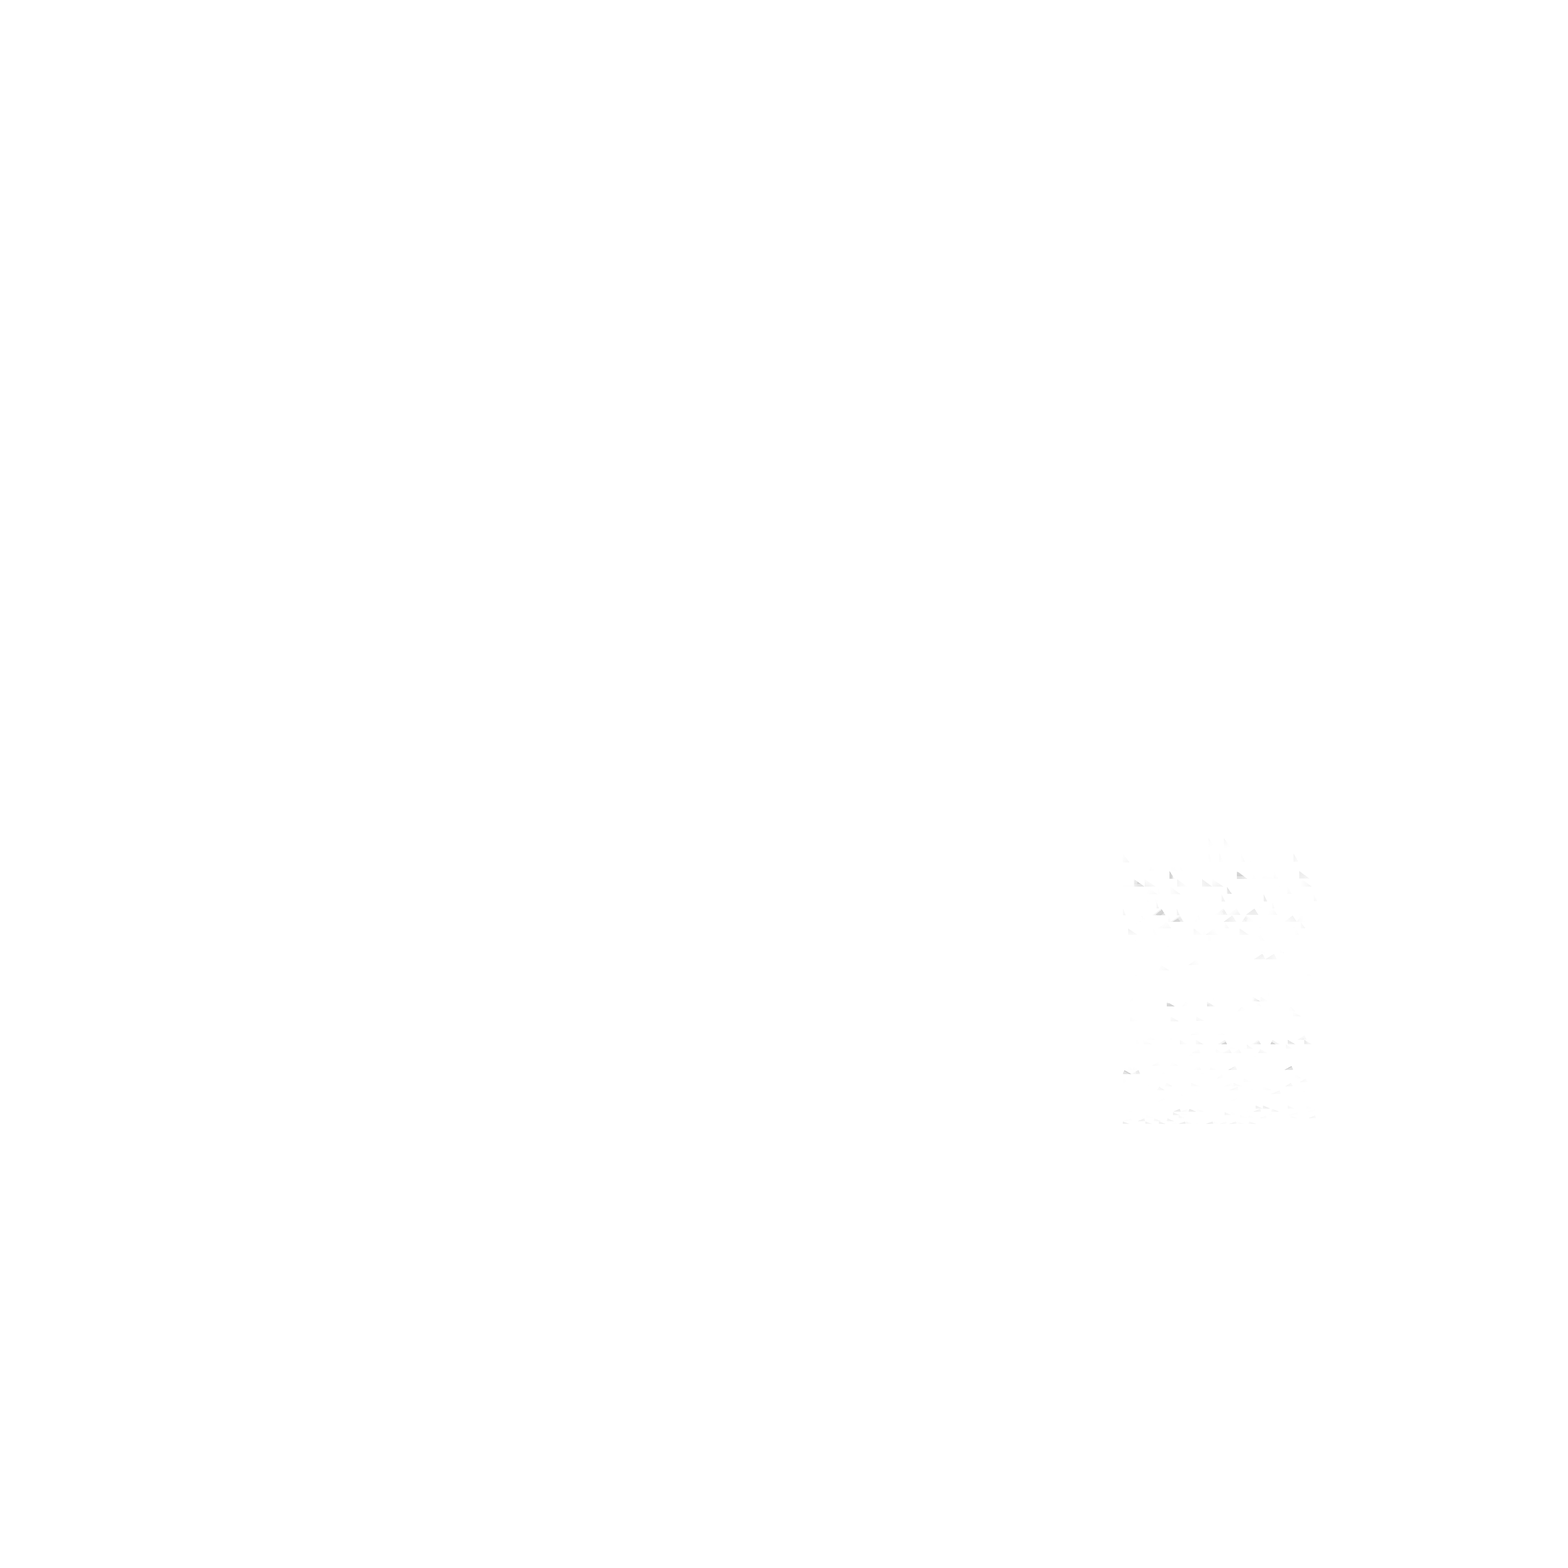
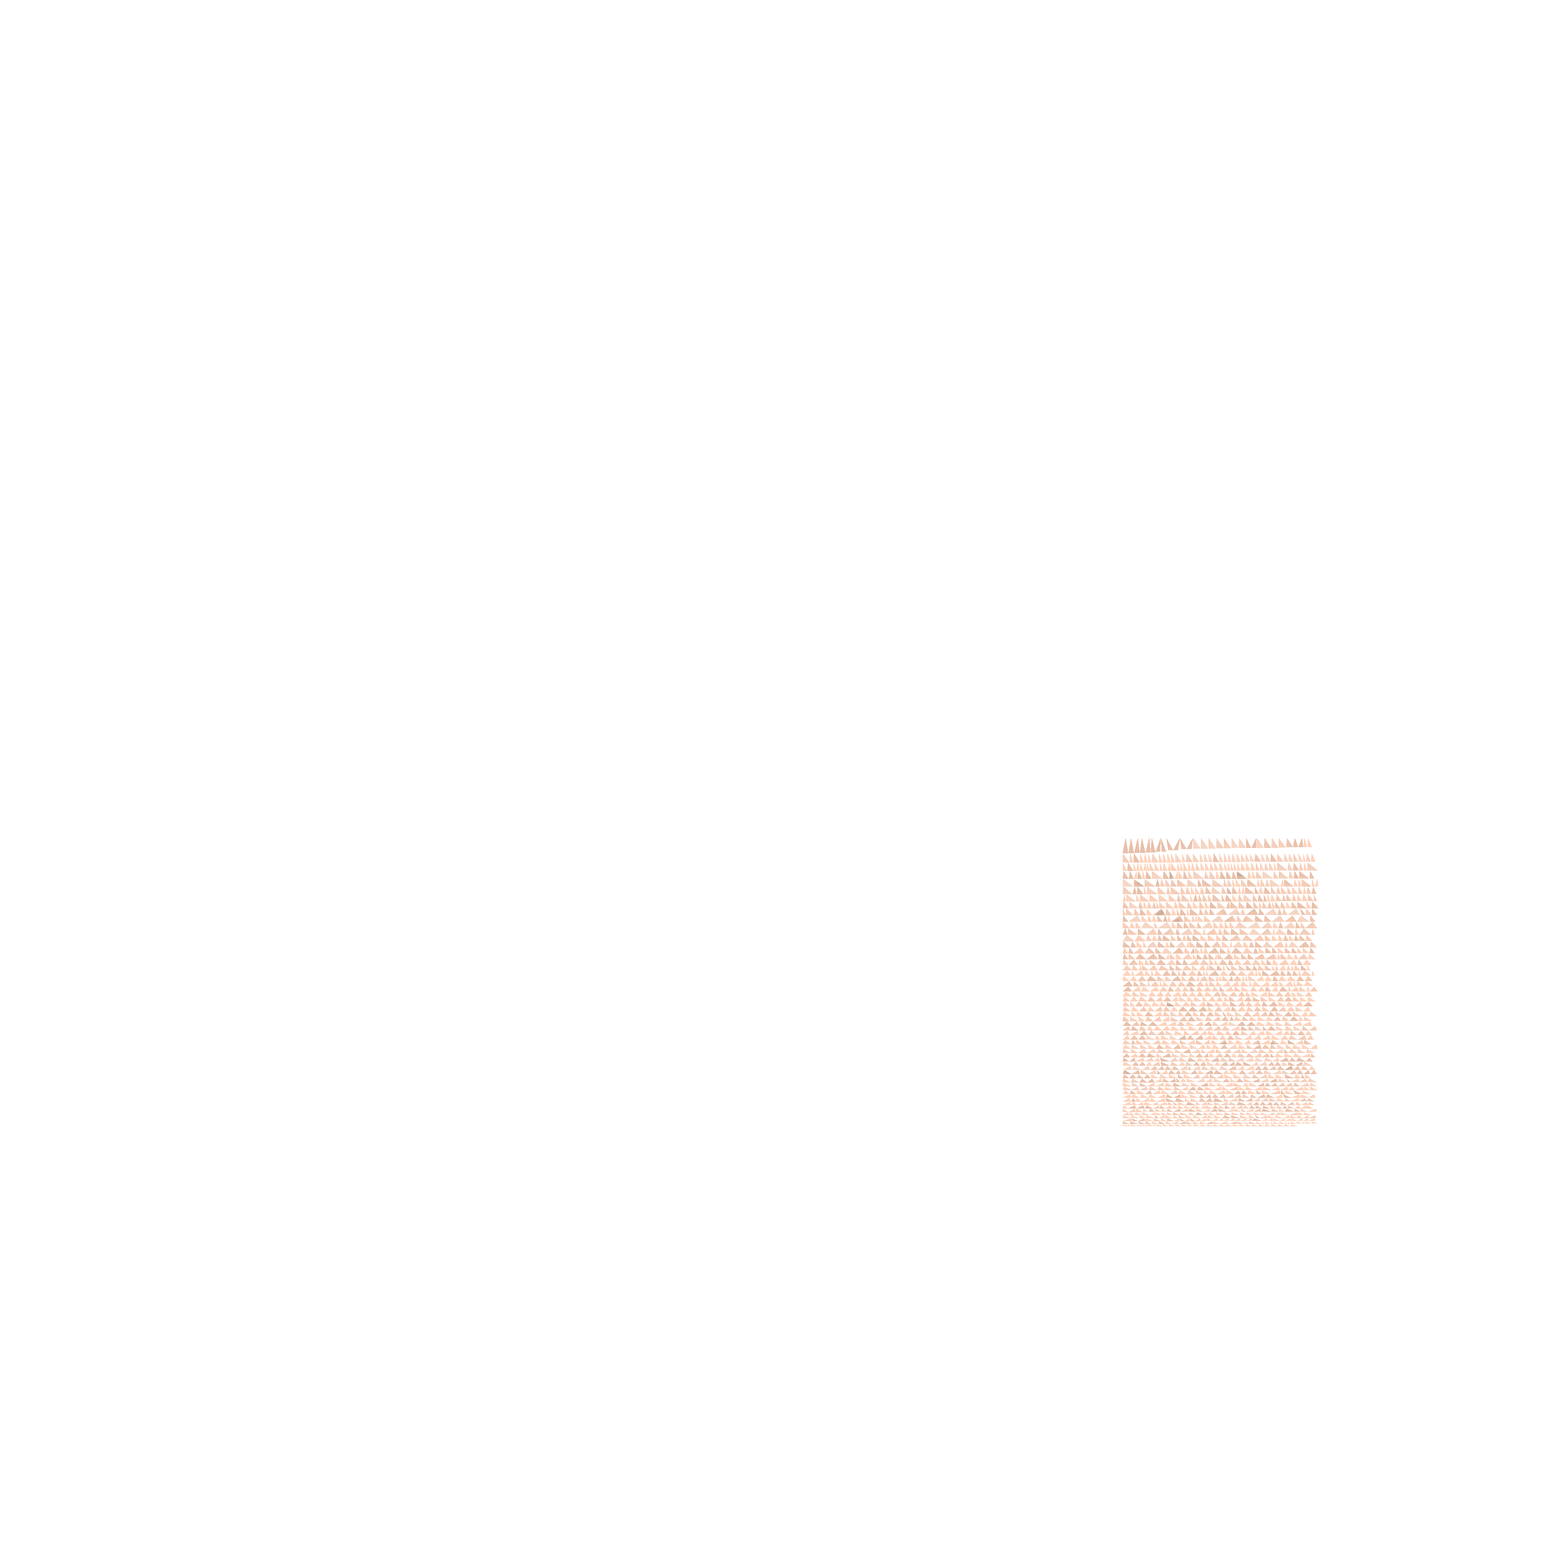
The second (1568, 1568) image is a revision of the first. Changes to its layers:
renamed "belly_atlas" to "belly_atlas_belly_button", blend multiply → normal over (x1=1122, y1=838, x2=1318, y2=1124)
added layer "belly_atlas_AO" (multiply) above "color" over (x1=1122, y1=838, x2=1319, y2=1127)
added layer "color" over (x1=1122, y1=838, x2=1319, y2=1127)